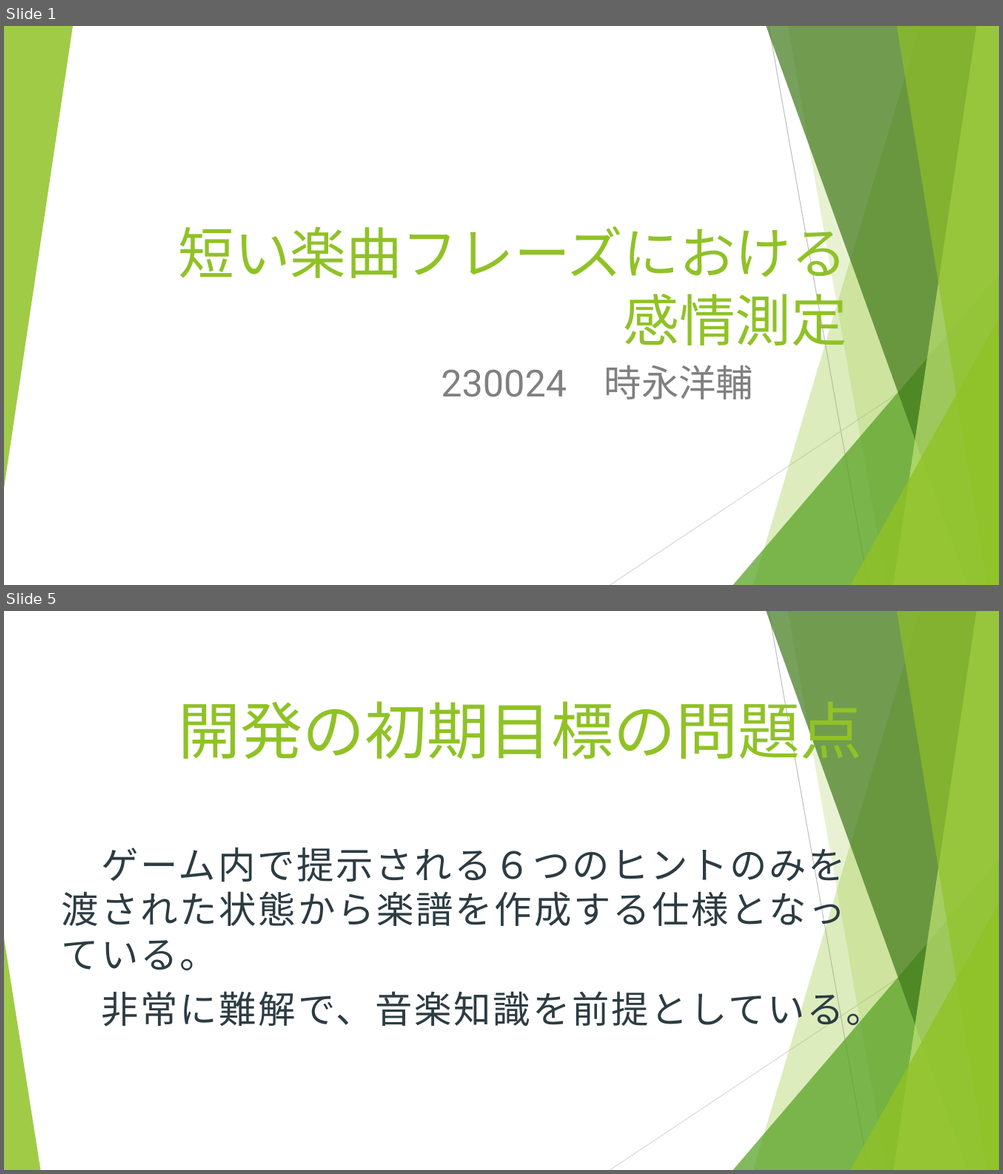
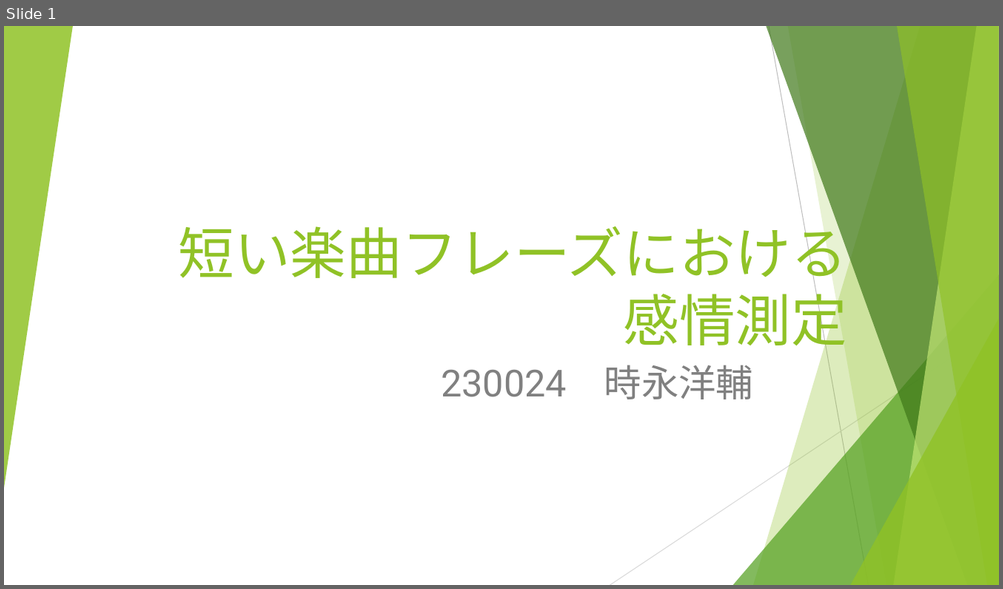
Before and after one commit to and12cant-ctrl/Music_Map_Exp, a slide deck: 発表用/発表用スライド.pptx. Shown one above the other, each under a label of ours: slides 1 and 5 before the commit, slide 1 after it; the slides between them are not shown. The pictures are 1003x1174 and 1003x589 pixels, drawn with LibreOffice and Linux fonts; fonts in the diff are those of the drawing. Boxes give left, top, right and bottom in pixels: in the first picture for what was removed or moved away, otherwise in the second. Text is boxed around its words. In the diff, an @@ line names an element or a change of style, - is before the commit and + after.

```diff
--- a/発表用/発表用スライド.pptx
+++ b/発表用/発表用スライド.pptx
@@ slide 5 removed at (x1=4, y1=611, x2=999, y2=1170), background #FFFFFF; not listed: 9 template elements that a slide beside it also shows @@
@@ title removed at (x1=178, y1=691, x2=862, y2=769) @@
-開発の初期目標の問題点
@@ text removed at (x1=62, y1=841, x2=883, y2=1033) @@
-ゲーム内で提示される６つのヒントのみを渡された状態から楽譜を作成する仕様となっている。
-非常に難解で、音楽知識を前提としている。
@@ triangle removed at (x1=4, y1=939, x2=40, y2=1170) @@
```
Also in this commit, not shown: 4 slides changed, 9 slides added, 4 other slides removed, 2 other files.
